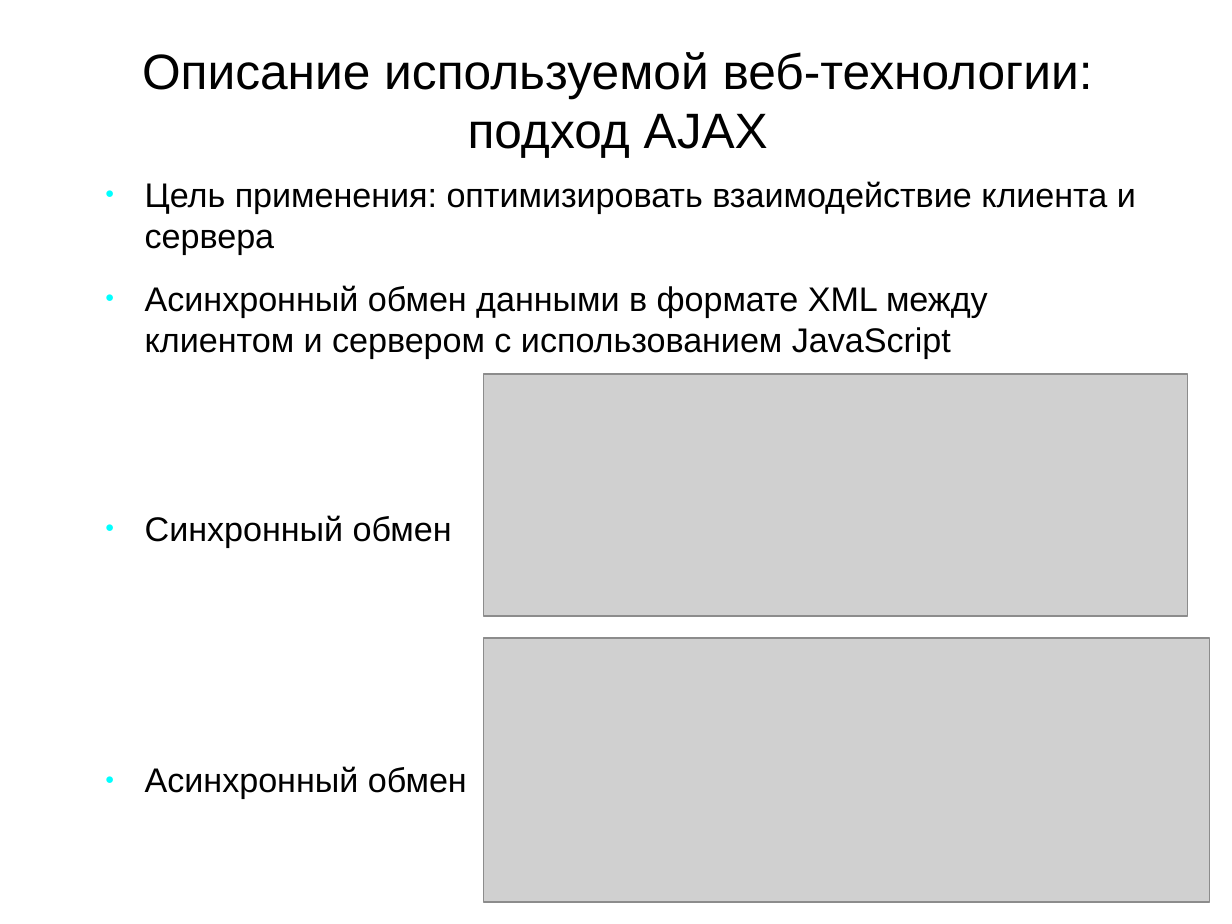
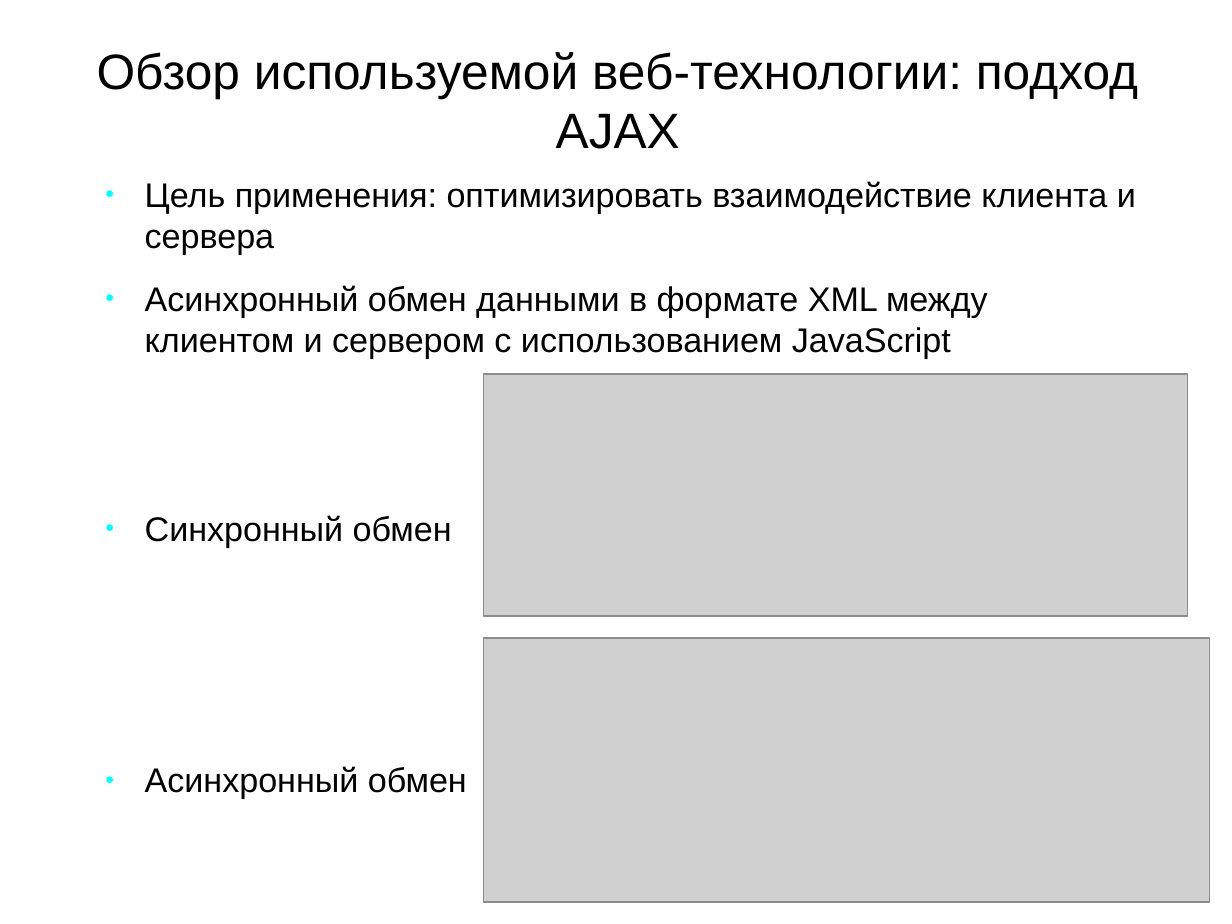
Before and after one commit to aeremenok/a-team-777, a slide deck: slide 5 of diploma/eav/diploma/demo.odp. Drawn at 1232x924 pixels with LibreOffice and Linux fonts; fonts in the diff are those of the drawing; grey boxes stand for pictures. Boxes give left, top, right and bottom in pixels: in the first picture for what was removed or moved away, otherwise in the second. Text is boxed around its words. In the diff, an @@ line names an element or a change of style, - is before the commit and + after.

```diff
--- a/diploma/eav/diploma/demo.odp
+++ b/diploma/eav/diploma/demo.odp
@@ title at (x1=97, y1=52, x2=1138, y2=149): text changed @@
-Описание используемой веб-технологии: подход AJAX
+Обзор используемой веб-технологии: подход AJAX
```
Also in this commit, not shown: 8 other slides changed.
